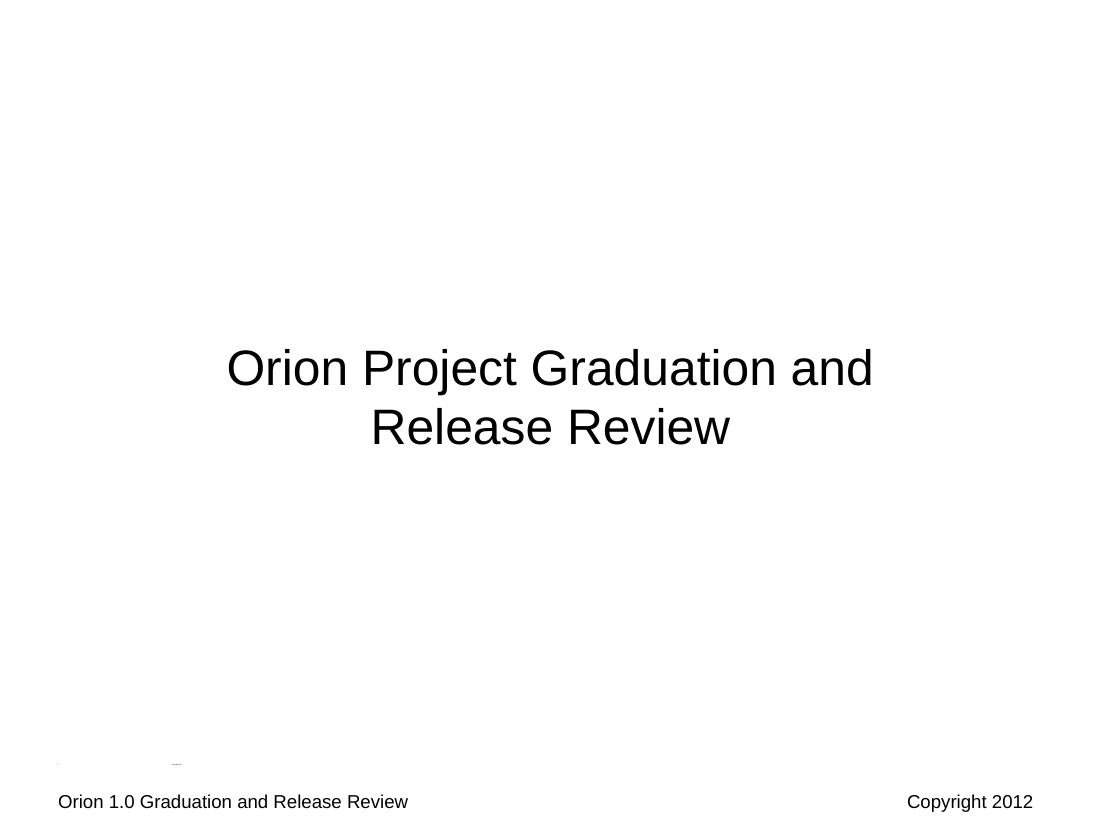
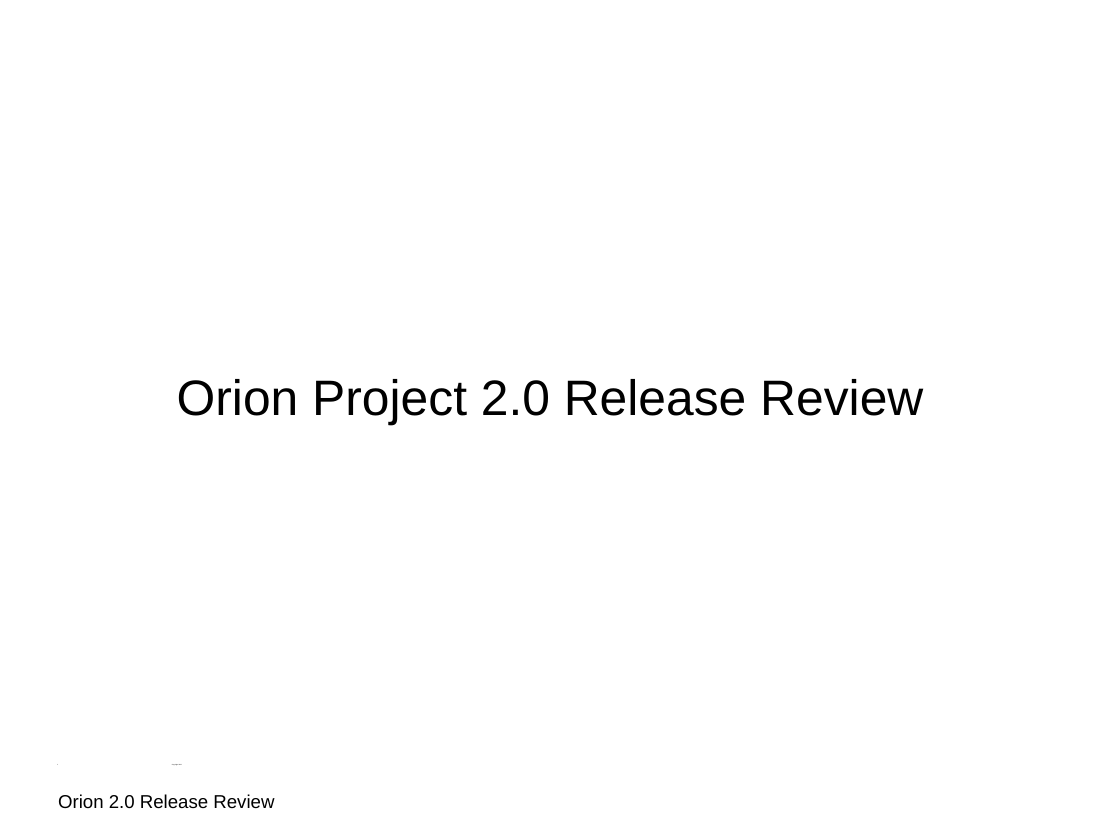
Before and after one commit to eclipse-archived/orion, a slide deck: slide 1 of reviews/orion-2-0-release-review.odp. Drawn at 1120x840 pixels with LibreOffice and Linux fonts; fonts in the diff are those of the drawing; background and template pictures are left out. Boxes give left, top, right and bottom in pixels: in the first picture for what was removed or moved away, otherwise in the second. Text is boxed around its words. In the diff, an @@ line names an element or a change of style, - is before the commit and + after.

Commit message:
Updating 2.0 Review Slides

```diff
--- a/reviews/orion-2-0-release-review.odp
+++ b/reviews/orion-2-0-release-review.odp
@@ subtitle at box(177, 379, 923, 425): text changed @@
-Orion Project Graduation and Release Review
+Orion Project 2.0 Release Review
@@ text at box(58, 794, 274, 809): text changed @@
-Orion 1.0 Graduation and Release Review
+Orion 2.0 Release Review
@@ text removed at box(907, 794, 1033, 812) @@
-Copyright 2012
```
Also in this commit, not shown: 9 other slides changed, 4 slides added, 15 slides removed, 1 other file.
